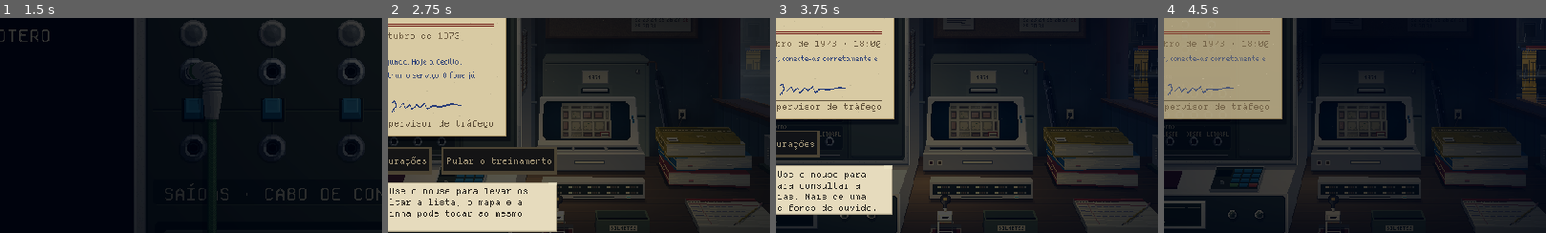
Above: before the commit, frames 1-4 (left to right).
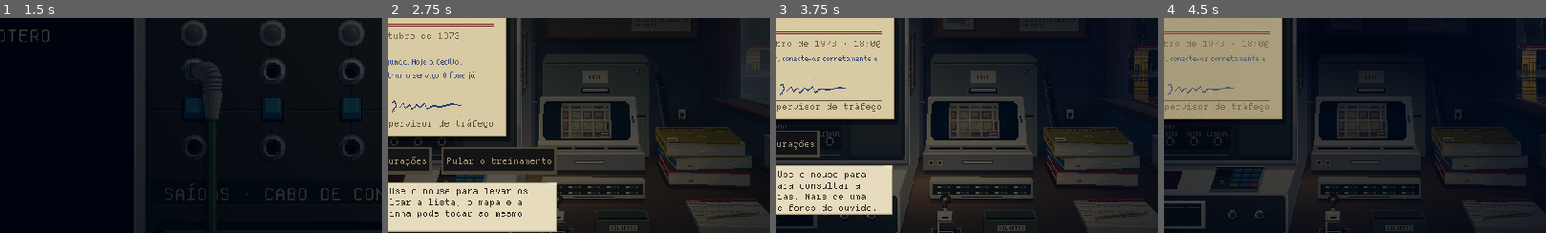
Above: after the commit, the same moments.

Repository: MendelDdS/Project-Switchboard
Game: Godot game, scene res://scenes/app.tscn
Two runs of this game, one before a commit and one after it. Both use one fixed random seed, a clock stepped at 60 frames per second and the inputs below.
Inputs (mouse positions are % of the whole screen's width and height, from its top left):
- Up to frame 1 (1.5 s): click "Novo jogo" at 0.5 s; click "Novo jogo" at 1.25 s
- Up to frame 2 (2.75 s): tap Enter at 2 s; drag from (50, 50) to (60, 28) at 2.02 s
- Up to frame 3 (3.75 s): drag from (25, 35) to (45, 70) at 2.77 s; click "Pular o treinamento" at 3.5 s
- Up to frame 4 (4.5 s): click "Começar turno" at 4.25 s
The pictures show only the part of the screen within x 30-80%, y 23-73%; the shares and areas given below are measured in that part.

Frame 1 is identical in both runs. In frame 2, 0.1% of the frame differs, in the area x 84-98%, y 85-97%; in frame 3, less than 0.1%; in frame 4, less than 0.1%.

Commit message:
feat(#0000): the pencil at real size (about 14 cm on the object scale, PENCIL_LEN, laid by its middle and angle seen from above, _lay_pencil, PENCIL_FS) drawn as one stroke with odd widths around the same middle, so the tip is no longer crooked; shot.gd --pencil; diary plan wrap-up: full suite, the four story paths and the visual regression checked, the long UI map summarizes what changed, HISTORICO and LESSONS (graphify update renaming nodes)
Co-Authored-By: Claude Opus 5.5 <noreply@anthropic.com>
Claude-Session: https://claude.ai/code/session_01YCySJAPC19YveEyKJruYuL

Diff:
--- a/scripts/ui/background_props.gd
+++ b/scripts/ui/background_props.gd
@@ -26,10 +26,11 @@
 const BOOKS_SPAN := 40.0   ## o lugar das listas na fileira (na escala dos objetos): os 31 delas mais os volumes desencontrados e a lombada
 const UNIT_PANEL := 20.0
 const PAD_W := 26.0    ## a largura do bloco de fichas (na escala dos objetos, uns 18 cm; o caderno aberto, com 46, tomava a fileira da frente)
-## Onde o lápis fica largado no bloco de fichas, um lugar a cada ficha registrada (`written`): [a ponta, a borracha],
-## em fração da folha abaixo da fita (x da largura, y da altura dela).
-const PENCIL := [[Vector2(0.5, 0.88), Vector2(0.96, 0.18)], [Vector2(0.28, 0.82), Vector2(0.8, 0.5)],
-	[Vector2(0.9, 0.86), Vector2(0.44, 0.2)], [Vector2(0.14, 0.3), Vector2(0.64, 0.9)]]
+## Onde o lápis fica largado no bloco de fichas, um lugar a cada ficha registrada (`written`): [o meio, em fração da
+## folha abaixo da fita, e o ângulo da ponta para a borracha, em graus, visto de cima]; rasos, que ele quase não cabe.
+const PENCIL := [[Vector2(0.5, 0.55), -12.0], [Vector2(0.47, 0.6), 9.0], [Vector2(0.53, 0.5), 194.0], [Vector2(0.5, 0.58), 168.0]]
+const PENCIL_LEN := 20.0   ## o lápis, na escala dos objetos (uns 14 cm, um lápis já usado; com uns 7 cm, ficava de brinquedo ao lado do bloco)
+const PENCIL_FS := 0.5   ## o quanto o tampo visto daqui encurta o fundo: o lápis inclinado, sem isso, cresceria de pé
 ## A fita cassete deitada na mesa (as entregues, `tapes_out`, na escala dos objetos, `PROP_K`), de comprido para o fundo
 ## (de frente, com 10 cm de largura, não cabia ao lado do bloco de fichas): largura (6,4 cm), fundo (10 cm, fração do
 ## tampo) e grossura; giradas um pouco, cada uma para um lado (`TAPE_YAW`).
@@ -338,7 +339,7 @@
 ## Por cima do diário fechado: o lápis atravessado, enquanto há tarefa nova que Maria anotou e o jogador não viu (`new`).
 func _diary_marks(sz: Vector2i, new: bool) -> void:
 	if new:
-		_pencil(_tex_pt(Vector2(sz.x * 0.2, sz.y * 0.85)).round(), _tex_pt(Vector2(sz.x * 0.85, sz.y * 0.15)).round(), Vector2(sz) / 2.0)
+		_lay_pencil(Vector2(sz) / 2.0, -28.0, PENCIL_LEN / DIARY_W * sz.x)
 
 
 ## O envelope da carta (`sz`, de frente): papel claro com a aba fechada em V; aberta (`read`), a aba solta, um pouco
@@ -1887,21 +1888,54 @@
 		_ci.draw_rect(Rect2(p.x, p.y - up, 5, 1), col.lightened(0.12))   # a beira de cima, na luz
 		_ci.draw_rect(Rect2(p.x, p.y + 1, 6, 1), Color(0, 0, 0, 0.3))   # onde ela entra embaixo do bloco
 	var at: Array = PENCIL[written % PENCIL.size()]
-	var page := func(f: Vector2) -> Vector2:   # a fração da folha abaixo da fita, na tela
-		return _tex_pt(Vector2(lerpf(4.0, sz.x - 4.0, f.x), lerpf(t + 3.0, sz.y - 3.0, f.y))).round()
-	_pencil(page.call(at[0]), page.call(at[1]), (at[0] + at[1]) / 2.0 * Vector2(sz))
-
-
-## O lápis largado num objeto chato, da ponta `a` à borracha `b` (px da tela), na luz do ponto `mid` do desenho dele.
+	var f: Vector2 = at[0]
+	_lay_pencil(Vector2(lerpf(4.0, sz.x - 4.0, f.x), lerpf(t + 3.0, sz.y - 3.0, f.y)), at[1], PENCIL_LEN / PAD_W * sz.x)
+
+
+## O lápis deitado no objeto chato sendo desenhado: o meio `mid` no desenho de frente dele, o ângulo `deg` da ponta
+## para a borracha visto de cima e o comprimento `len` (px do desenho, na largura).
+func _lay_pencil(mid: Vector2, deg: float, len: float) -> void:
+	var half := Vector2(cos(deg_to_rad(deg)), sin(deg_to_rad(deg)) * PENCIL_FS) * len / 2.0
+	_pencil(_tex_pt(mid - half).round(), _tex_pt(mid + half).round(), mid)
+
+
+## O lápis largado num objeto chato, da ponta do grafite `a` à da borracha `b` (px da tela), na luz do ponto `mid` do
+## desenho dele: num traço só (em partes, cada uma começava o degrau num ponto e a ponta saía torta), todas as larguras
+## ímpares em volta do mesmo meio: o grafite e a madeira apontada com 1 px, a madeira com 3, o corpo, a ponteira de
+## níquel e a borracha com 3, e a sombra na mesa.
 func _pencil(a: Vector2, b: Vector2, mid: Vector2) -> void:
-	var d := (b - a).normalized()
-	var lit := func(cols: Array) -> Array: return cols.map(func(c: Color) -> Color: return _tone(c, mid))
-	_pixel_line(a + Vector2(2, 2), b + d * 7 + Vector2(2, 2), [Color(0, 0, 0, 0.3), Color(0, 0, 0, 0.3)])
-	_pixel_line(a, b, lit.call(Pal.PENCIL_BODY))   # o corpo, amarelo de lápis gasto
-	_pixel_line(a - d * 4, a, lit.call(Pal.PENCIL_WOOD))   # a madeira apontada
-	_pixel_line(a - d * 6, a - d * 4, lit.call([Pal.PENCIL_LEAD]))   # o grafite
-	_pixel_line(b, b + d * 4, Pal.NICKEL.slice(1))   # a ponteira, no níquel da mesa
-	_pixel_line(b + d * 4, b + d * 7, lit.call(Pal.PENCIL_ERASER))   # a borracha
+	_ci.draw_set_transform(Vector2.ZERO)
+	a = a.floor()
+	var d := b.floor() - a
+	var n := maxi(1, int(maxf(absf(d.x), absf(d.y))))
+	var across := Vector2(0, 1) if absf(d.x) >= absf(d.y) else Vector2(1, 0)
+	var tone := func(c: Color) -> Color: return _tone(c, mid)
+	var body: Array = Pal.PENCIL_BODY.map(tone)
+	var wood: Array = Pal.PENCIL_WOOD.map(tone)
+	var eraser: Array = Pal.PENCIL_ERASER.map(tone)
+	var shade := Color(0, 0, 0, 0.3)
+	for i in range(3, n + 1):   # a sombra, embaixo e para o lado da luz
+		var p := (a + d * i / n + Vector2(0.5, 0.5)).floor()
+		_ci.draw_rect(Rect2(p + Vector2(1, 2), Vector2(1, 2) if across.y else Vector2(2, 1)), shade)
+	for i in n + 1:
+		var p := (a + d * i / n + Vector2(0.5, 0.5)).floor()
+		var cols: Array
+		if i < 2:
+			cols = [_tone(Pal.PENCIL_LEAD, mid)]   # o grafite
+		elif i < 4:
+			cols = [wood[1]]   # a madeira afinando
+		elif i < 8:
+			cols = wood
+		elif i < n - 9:
+			cols = body   # o corpo, amarelo de lápis gasto
+		elif i < n - 3:
+			cols = Pal.NICKEL.slice(1)   # a ponteira, no níquel da mesa
+		else:
+			cols = eraser
+		var o := floori(cols.size() / 2.0)
+		for k in cols.size():
+			_ci.draw_rect(Rect2(p + across * (k - o), Vector2.ONE), cols[k])
+	_ci.draw_set_transform_matrix(Transform2D.IDENTITY)
 
 
 const SHEET_TURN := 3.5   ## graus que a folha nova da prancheta fica girada (reta, lia como um risco no meio da de baixo)
--- a/tools/shot.gd
+++ b/tools/shot.gd
@@ -91,6 +91,7 @@
 ##   --sips=3               goles tomados do café
 ##   --keys                 as teclas do painel do operador todas ativas (a cor acesa delas), sem ligação
 ##   --written=2            fichas registradas (o lugar do lápis no bloco)
+##   --pencil               o lápis em cima do diário (tarefa nova)
 ##   --bolt                 um relâmpago caindo na hora da captura (o primeiro clarão)
 ##   --wait=5               segundos antes de capturar (a luminária esquenta em 4)
 ##   --dim=N                a luminária presa no nível N (0 a 1), como no meio de uma piscada
@@ -430,6 +431,8 @@
 		room.sips = int(_args["sips"])
 	if _args.has("written"):
 		room.written = int(_args["written"])
+	if _args.has("pencil"):   # o lápis atravessado em cima do diário (tarefa nova que o jogador não viu)
+		room.diary_new = true
 	if _args.has("cat"):
 		room.cat_here = true
 	if _args.has("phones"):
Not shown, changed: HISTORICO.md
Not shown, changed: LESSONS.md
Not shown, changed: docs/mapa-ui-detalhado.md
